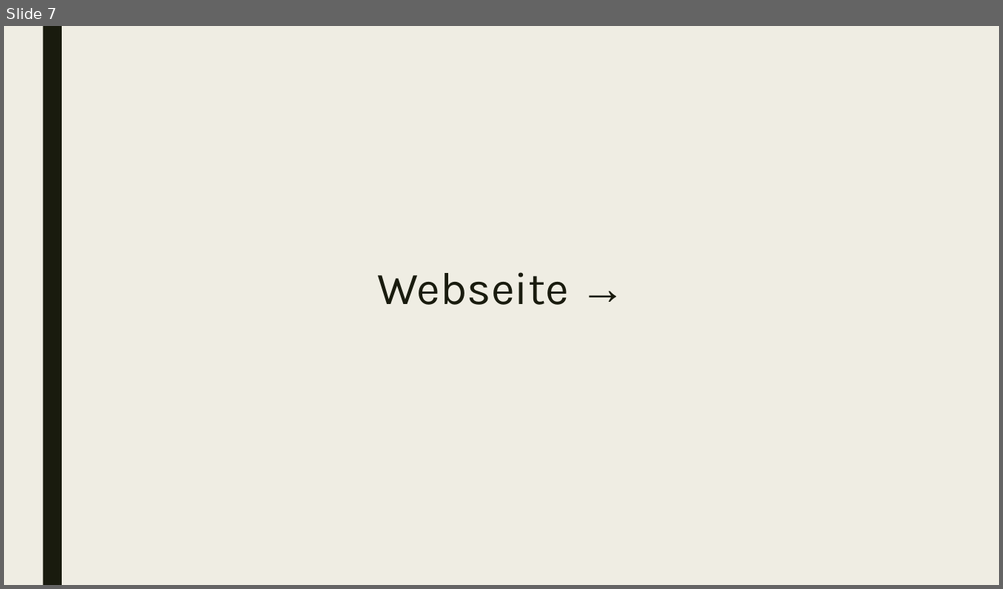
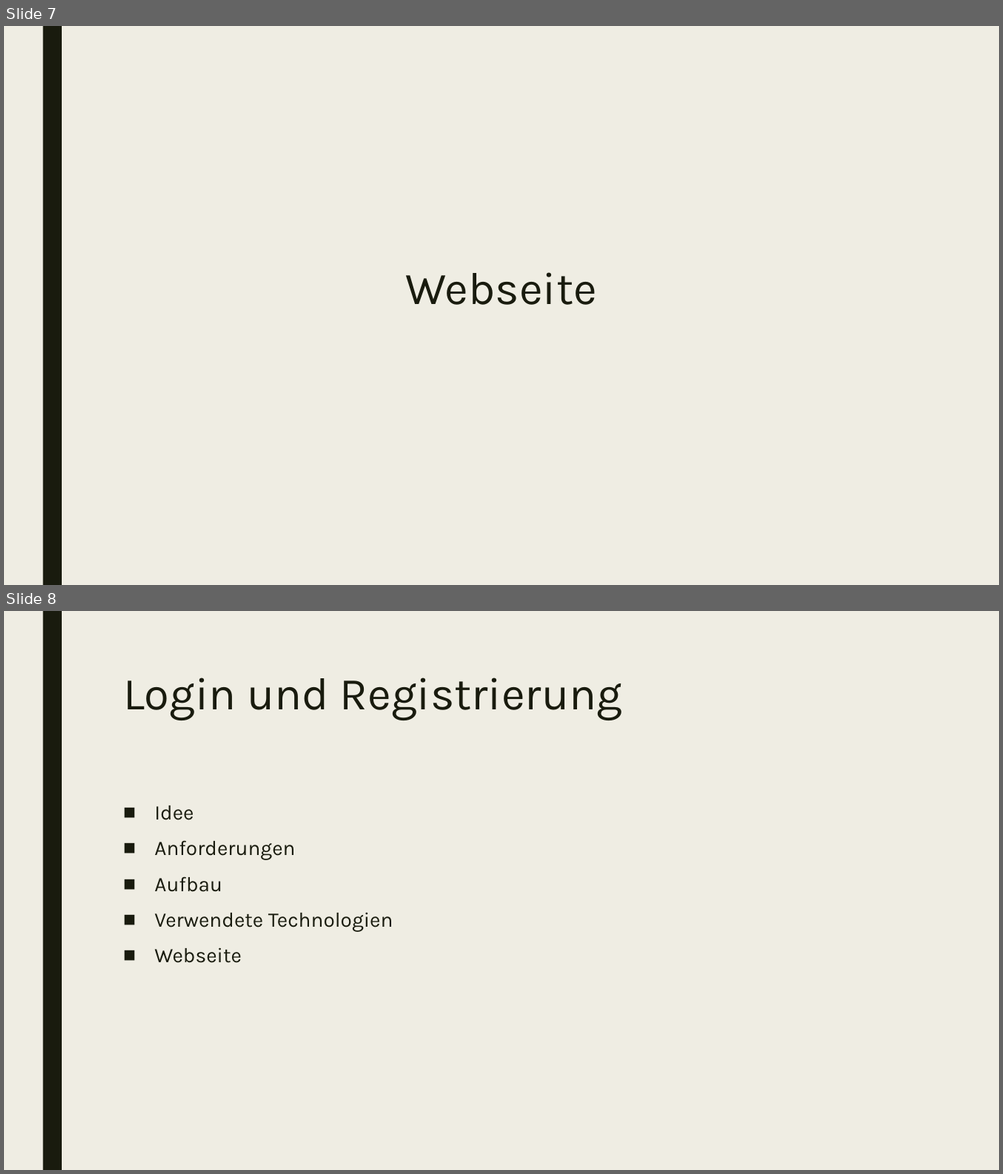
Before and after one commit to philippthuemler/WebEngineering_WordCounter, a slide deck: presentation_WordCounter.pptx. Shown one above the other, each under a label of ours: slide 7 before the commit, slides 7 and 8 after it. The pictures are 1003x589 and 1003x1174 pixels, drawn with LibreOffice and Linux fonts; fonts in the diff are those of the drawing. Boxes give left, top, right and bottom in pixels: in the first picture for what was removed or moved away, otherwise in the second. Text is boxed around its words. In the diff, an @@ line names an element or a change of style, - is before the commit and + after.

```diff
--- a/presentation_WordCounter.pptx
+++ b/presentation_WordCounter.pptx
@@ slide 8 added at (x1=4, y1=611, x2=999, y2=1170), background #EFEDE3; not listed: 1 template element that a slide beside it also shows @@
@@ text added at (x1=123, y1=678, x2=622, y2=721), 44 pt, text #191B0E @@
+Login und Registrierung
@@ text added at (x1=154, y1=806, x2=393, y2=963), 20 pt, text #191B0E @@
+■ Idee
+■ Anforderungen
+■ Aufbau
+■ Verwendete Technologien
+■ Webseite
@@ slide 7 changed as well @@
@@ text at (x1=406, y1=272, x2=597, y2=305): text changed @@
-Webseite →
+Webseite
```
Also in this commit, not shown: 1 other slide changed, 3 other slides added.
